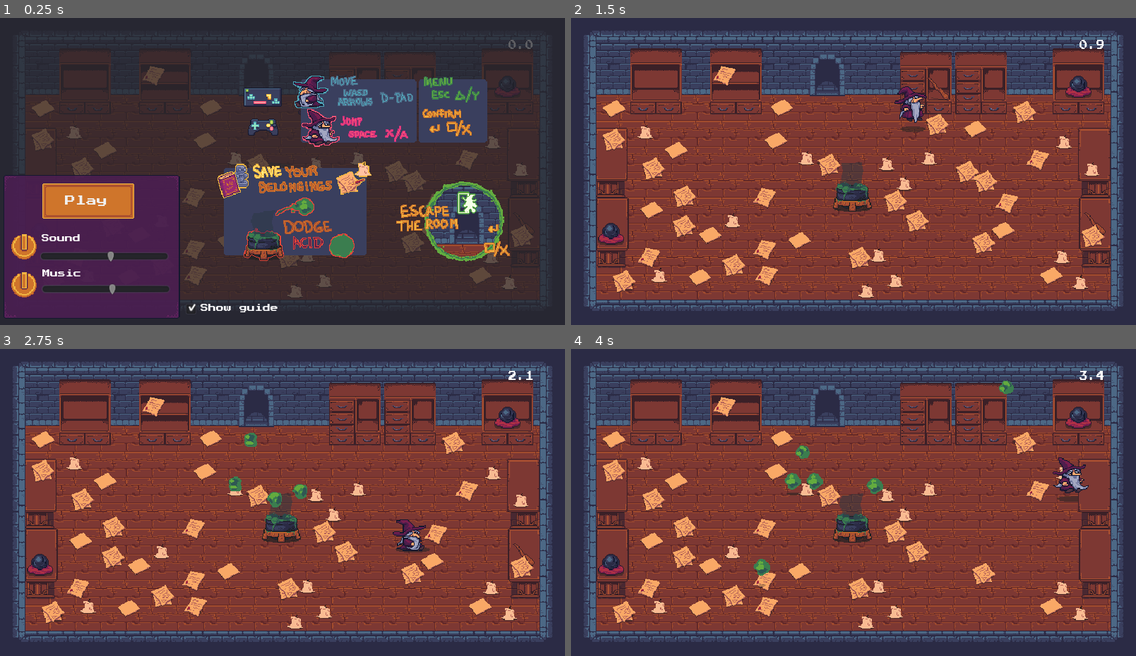
Above: before the commit, frames 1-4 (two rows, left to right).
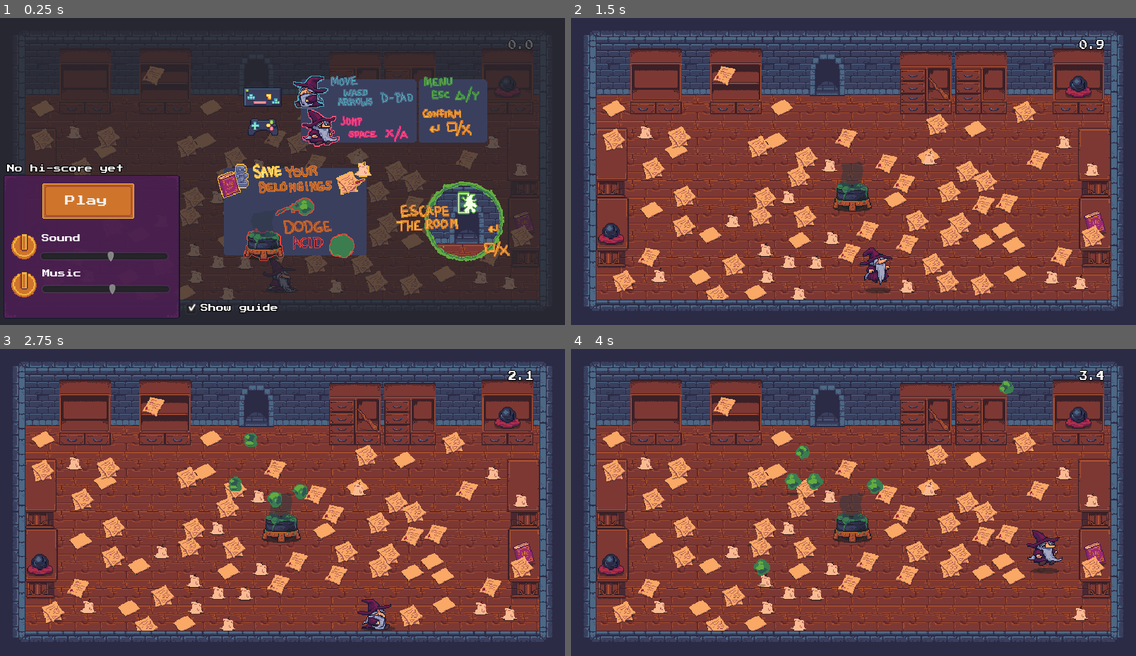
Above: after the commit, the same moments.

Repository: coderaurus/LD49
Game: Godot game, scene res://scenes/Main.tscn
Same seed, same stepped clock (60 frames per second), same inputs: the game is played once before the commit and once after it. The engine's default icon, where the game draws it, is replaced by a stand-in: a white triangle on a blue panel in a dark square.
Inputs:
- Up to frame 1 (0.25 s): no input
- Up to frame 2 (1.5 s): click "Play" at 0.5 s; tap Enter (ui_accept) at 1.25 s; hold D (move_right) from 1.28 s (still down); tap Space (jump) at 1.35 s
- Up to frame 3 (2.75 s): tap Space (jump) at 1.52, 1.82, 2.1, 2.27, 2.57 s; release D (move_right) at 2.03 s; hold S (move_down) from 2.03 s (still down)
- Up to frame 4 (4 s): release S (move_down) at 2.78 s; hold D (move_right) 2.78-3.53 s; tap Space (jump) at 2.85, 3.6, 3.77 s; hold W (move_up) from 3.53 s (still down)

The runs differ from the first frame. In frame 1, 3.2% of the frame differs, in the area x 1-95%, y 6-97%; in frame 2, 6.8%; in frame 3, 6.8%; in frame 4, 7.3%, in the area x 17-95%, y 6-92%.

Commit message:
Fix issues and add hi-score.

Diff:
--- a/objects/cauldron/AcidPool.gd
+++ b/objects/cauldron/AcidPool.gd
@@ -15,7 +15,7 @@
 
 
 func _on_hit(body):
-	if body.is_in_group("Player") or body.is_in_group("Item"):
+	if body.is_in_group("Player") or (body.is_in_group("Item") and !body.is_unique):
 		body.emit_signal("hit")
 
 
--- a/objects/cauldron/Cauldron.gd
+++ b/objects/cauldron/Cauldron.gd
@@ -4,8 +4,13 @@
 var player
 
 var rng = RandomNumberGenerator.new()
+const mod_initial = 2.0
+const chance_initial = 0.3
 var mod = 2.0
 var chance = 0.3
+const dropletSizeMin = 0.5
+const dropletSizeMax = 2.5
+
 
 func _ready():
 	yield(get_tree(), "idle_frame")
@@ -18,6 +23,7 @@
 	$LaunchTimer.start()
 	$TempoTimer.start()
 
+
 func _process(_delta):
 	if player.global_position.y > global_position.y:
 		z_index = player.z_index - 1
@@ -25,11 +31,19 @@
 		z_index = player.z_index + 1
 
 
+func reset():
+	mod = mod_initial
+	chance = chance_initial
+	$LaunchTimer.wait_time = 1
+	$AnimationPlayer.play("idle")
+
+
 func _on_LaunchTimer_timeout():
 	if rng.randf() > chance:
 		add_droplet(mod)
 	else:
 		add_droplet()
+
 
 func add_droplet(amount : int = 1):
 	for i in amount:
--- a/objects/cauldron/Droplet.tscn
+++ b/objects/cauldron/Droplet.tscn
@@ -5,6 +5,7 @@
 [ext_resource path="res://gfx/player_shadow.png" type="Texture" id=3]
 
 [sub_resource type="CircleShape2D" id=1]
+radius = 8.61177
 
 [sub_resource type="Animation" id=2]
 resource_name = "idle"
@@ -73,6 +74,7 @@
 script = ExtResource( 2 )
 
 [node name="CollisionShape2D" type="CollisionShape2D" parent="."]
+position = Vector2( 0, -1.16799 )
 shape = SubResource( 1 )
 
 [node name="Sprite" type="Sprite" parent="."]
--- a/objects/items/Item.gd
+++ b/objects/items/Item.gd
@@ -13,3 +13,8 @@
 	if values[2]:
 		item_icon = values[2]
 		texture = item_icon
+
+func reset():
+	item_name = "Item"
+	item_value = 100
+	item_icon = null
--- a/objects/items/ItemManager.gd
+++ b/objects/items/ItemManager.gd
@@ -9,6 +9,8 @@
 onready var commons : Node2D = get_node("Commons")
 
 var rng = RandomNumberGenerator.new()
+var commonItemsShown_initial : int = 0
+var commonItemsShown : int = 0
 
 
 func _ready():
@@ -17,17 +19,33 @@
 	init()
 
 
+func reset():
+	for c in commons.get_children():
+		c.show()
+		c.get_node("Item").reset()
+	for u in uniques.get_children():
+		u.show()
+		u.get_node("Item").reset()
+
+	_ready()
+
+
 func init():
+
+	if commonItemsShown_initial == 0:
+		commonItemsShown_initial = commons.get_child_count()
+	commonItemsShown = commonItemsShown_initial
 
 	# Common items
 	for i in commons.get_child_count():
 		var child = commons.get_child(i)
-		if rng.randf() > 0.5 and commons.get_child_count() > 50:
-			child.queue_free()
+		if rng.randf() > 0.5 and commonItemsShown > 50:
+			child.hide()
 		else:
 			var item = child.get_node("Item")
 			var selectedItem = common_items.get(common_items.keys()[rng.randi_range(0, common_items.size()-1)])
 			item.set_values(selectedItem)
+		commonItemsShown -= 1
 
 	# Unique items
 	for i in uniques.get_child_count():
--- a/objects/items/ItemSpawn.gd
+++ b/objects/items/ItemSpawn.gd
@@ -6,10 +6,12 @@
 
 func _on_ItemSpawn_hit():
 	get_tree().current_scene.emit_signal("item_destroyed")
-	queue_free()
+	hide()
+#	queue_free()
 
 
 func _on_ItemSpawn_body_entered(body):
 	if body.is_in_group("Player"):
 		get_tree().current_scene.emit_signal("item_picked", $Item.item_name, $Item.item_value)
-		queue_free()
+		hide()
+#		queue_free()
--- a/objects/player/Player.gd
+++ b/objects/player/Player.gd
@@ -13,6 +13,7 @@
 
 func _ready():
 	anim.play("idle")
+
 
 func get_input():
 	velocity = Vector2.ZERO
@@ -30,8 +31,6 @@
 
 	velocity = velocity.normalized()
 
-
-
 	if Input.is_action_just_pressed("jump") and !jumping:
 		jump()
 
@@ -43,6 +42,17 @@
 			anim.play("move")
 		else:
 			anim.play("idle")
+
+
+func reset():
+	jumping = false
+	dying = false
+	velocity = Vector2.ZERO
+	$CollisionShape2D.disabled = false
+	self_modulate = Color(1,1,1,1)
+	anim.advance(0)
+	anim.play("idle")
+
 
 func jump():
 #	$CollisionShape2D.disabled = true
@@ -68,4 +78,5 @@
 		owner.get_node("SoundPlayer").play_sound("hurt")
 		yield(anim,"animation_finished")
 		emit_signal("died")
-		queue_free()
+		$CollisionShape2D.disabled = true
+#		queue_free()
--- a/objects/ui/UI.gd
+++ b/objects/ui/UI.gd
@@ -2,7 +2,7 @@
 
 
 func _process(delta):
-	if Input.is_action_just_pressed("ui_cancel") and !get_tree().paused:
+	if Input.is_action_just_pressed("ui_cancel"):
 		if get_tree().paused:
 			$Menu.hide()
 			$How2Play.hide()
--- a/scenes/Main.gd
+++ b/scenes/Main.gd
@@ -19,13 +19,24 @@
 var saved : Dictionary = {}
 var totalPoints : int = 0
 
+var hiScore = 0
+var player
 
 func _ready():
 	randomize()
+	$UI/EndResults.hide()
+	$UI/Menu.show()
+	$UI/How2Play.show()
 	$UI/Menu/PlayButton.grab_focus()
 	$MusicPlayer.play_ost("waiting")
 	get_tree().paused = true
-
+	player = get_node("Player")
+	player.global_position = get_node("PlayerSpawn").global_position
+
+	if hiScore == 0:
+		$UI/Menu/HiScoreText.text = "No hi-score yet"
+	else:
+		$UI/Menu/HiScoreText.text = "Hi-score: %s" % hiScore
 
 func start_game():
 	game_started = true
@@ -54,6 +65,51 @@
 	$MusicPlayer.play_ost("lose")
 	get_tree().paused = true
 
+func reset_game():
+	# Reset things
+	$Door/Sign/AnimationPlayer.play("hide")
+
+	items_destroyed = 0
+	totalPoints = 0
+	saved = {}
+
+	time = 0
+	$UI/TimerText.text = str(0).pad_decimals(1)
+
+	player_at_exit = false
+	player.reset()
+	player.global_position = get_node("PlayerSpawn").global_position
+
+	get_node("Cauldron").reset()
+	_delete_droplets()
+	_delete_pools()
+
+	get_node("Items").reset()
+
+	game_over = false
+	game_won = false
+#	game_started = false
+
+	$Timer.start()
+	$MusicPlayer.play_ost("main")
+	get_tree().paused = false
+
+func _delete_pools():
+	var counter = 0
+	var nodes = get_tree().get_nodes_in_group("AcidPool")
+	# Delete nodes as long as we find them
+	for n in nodes:
+		n.queue_free()
+		counter += 1
+
+
+func _delete_droplets():
+	var counter = 0
+	var nodes = get_tree().get_nodes_in_group("Droplet")
+	# Delete nodes as long as we find them
+	for n in nodes:
+		n.queue_free()
+		counter += 1
 
 func reload_game():
 	get_tree().reload_current_scene()
@@ -88,9 +144,30 @@
 	$MusicPlayer.play_ost("win")
 	showEndResults()
 
+
+func resetEndResults():
+	var items = $UI/EndResults/Items/Uniques.get_children()
+	for i in items:
+		i.get_node("Item").reset()
+		i.get_node("Sprite").texture = null
+		i.get_node("RichTextLabel").text = ""
+	items = $UI/EndResults/Items/Commons.get_children()
+	for i in items:
+		i.get_node("Item").reset()
+		i.get_node("Sprite").texture = null
+		i.get_node("RichTextLabel").text = ""
+
+
 func showEndResults():
 	var summary
 	var timeSpent
+	var newHiScore = false
+
+	if hiScore < totalPoints and game_won:
+		hiScore = totalPoints
+		newHiScore = true
+
+	# Inform new hi-score
 
 	if game_over:
 		summary = "You took a dip into the ooze..."
@@ -103,9 +180,17 @@
 
 	$UI/EndResults/TimeSpentText.text = timeSpent
 	showSavedItems()
-	$UI/EndResults/TotalPointsText.text = "Total points: %s" % totalPoints
+	$UI/EndResults/TotalPointsText.text = "Score: %s" % totalPoints
+
+	if newHiScore:
+		$UI/EndResults/RecordText.show()
+		$UI/Menu/HiScoreText.text = "Hi-score: %s" % hiScore
+	else:
+		$UI/EndResults/RecordText.hide()
+
 	$UI/EndResults.show()
 	$UI/EndResults/PlayAgainButton.grab_focus()
+
 
 func showSavedItems():
 	var u_index = 0
@@ -136,4 +221,5 @@
 
 func _on_play_again():
 	$UI/EndResults.hide()
-	get_tree().reload_current_scene()
+#	get_tree().reload_current_scene()
+	reset_game()
--- a/scenes/Main.tscn
+++ b/scenes/Main.tscn
@@ -75,6 +75,12 @@
 "values": [ Color( 1, 1, 1, 0 ), Color( 1, 1, 1, 1 ) ]
 }
 
+[sub_resource type="DynamicFont" id=15]
+size = 14
+outline_size = 1
+outline_color = Color( 0, 0, 0, 1 )
+font_data = ExtResource( 26 )
+
 [sub_resource type="StyleBoxTexture" id=4]
 texture = ExtResource( 6 )
 region_rect = Rect2( 0, 0, 32, 32 )
@@ -113,6 +119,14 @@
 
 [sub_resource type="DynamicFont" id=9]
 size = 10
+outline_size = 1
+outline_color = Color( 0, 0, 0, 1 )
+font_data = ExtResource( 26 )
+
+[sub_resource type="DynamicFont" id=16]
+size = 10
+outline_size = 1
+outline_color = Color( 0, 0, 0, 1 )
 font_data = ExtResource( 26 )
 
 [sub_resource type="DynamicFont" id=10]
@@ -314,7 +328,7 @@
 
 [node name="IS21" parent="Items/Commons" instance=ExtResource( 2 )]
 modulate = Color( 0.976471, 0.964706, 0.909804, 1 )
-position = Vector2( 183.334, 92.1551 )
+position = Vector2( 183.964, 82.7057 )
 z_index = 1
 
 [node name="IS22" parent="Items/Commons" instance=ExtResource( 2 )]
@@ -459,7 +473,7 @@
 
 [node name="IS50" parent="Items/Commons" instance=ExtResource( 2 )]
 modulate = Color( 0.976471, 0.964706, 0.909804, 1 )
-position = Vector2( 613.82, 164.237 )
+position = Vector2( 620.12, 169.277 )
 z_index = 1
 
 [node name="IS51" parent="Items/Commons" instance=ExtResource( 2 )]
@@ -469,7 +483,7 @@
 
 [node name="IS52" parent="Items/Commons" instance=ExtResource( 2 )]
 modulate = Color( 0.976471, 0.964706, 0.909804, 1 )
-position = Vector2( 612.485, 230.311 )
+position = Vector2( 606.815, 237.871 )
 z_index = 1
 
 [node name="IS53" parent="Items/Commons" instance=ExtResource( 2 )]
@@ -484,12 +498,12 @@
 
 [node name="IS55" parent="Items/Commons" instance=ExtResource( 2 )]
 modulate = Color( 0.976471, 0.964706, 0.909804, 1 )
-position = Vector2( 525.053, 258.343 )
+position = Vector2( 515.604, 255.823 )
 z_index = 1
 
 [node name="IS56" parent="Items/Commons" instance=ExtResource( 2 )]
 modulate = Color( 0.976471, 0.964706, 0.909804, 1 )
-position = Vector2( 478.333, 269.689 )
+position = Vector2( 478.963, 257.72 )
 z_index = 1
 
 [node name="IS57" parent="Items/Commons" instance=ExtResource( 2 )]
@@ -509,12 +523,12 @@
 
 [node name="IS60" parent="Items/Commons" instance=ExtResource( 2 )]
 modulate = Color( 0.976471, 0.964706, 0.909804, 1 )
-position = Vector2( 544.408, 271.691 )
+position = Vector2( 539.998, 283.66 )
 z_index = 1
 
 [node name="IS61" parent="Items/Commons" instance=ExtResource( 2 )]
 modulate = Color( 0.976471, 0.964706, 0.909804, 1 )
-position = Vector2( 499.691, 274.361 )
+position = Vector2( 497.171, 280.031 )
 z_index = 1
 
 [node name="IS62" parent="Items/Commons" instance=ExtResource( 2 )]
@@ -574,12 +588,12 @@
 
 [node name="IS73" parent="Items/Commons" instance=ExtResource( 2 )]
 modulate = Color( 0.976471, 0.964706, 0.909804, 1 )
-position = Vector2( 342.847, 263.682 )
+position = Vector2( 332.768, 255.492 )
 z_index = 1
 
 [node name="IS74" parent="Items/Commons" instance=ExtResource( 2 )]
 modulate = Color( 0.976471, 0.964706, 0.909804, 1 )
-position = Vector2( 342.847, 263.682 )
+position = Vector2( 412.773, 71.544 )
 z_index = 1
 
 [node name="IS75" parent="Items/Commons" instance=ExtResource( 2 )]
@@ -589,17 +603,17 @@
 
 [node name="IS76" parent="Items/Commons" instance=ExtResource( 2 )]
 modulate = Color( 0.976471, 0.964706, 0.909804, 1 )
-position = Vector2( 410.257, 246.329 )
+position = Vector2( 421.596, 256.408 )
 z_index = 1
 
 [node name="IS77" parent="Items/Commons" instance=ExtResource( 2 )]
 modulate = Color( 0.976471, 0.964706, 0.909804, 1 )
-position = Vector2( 357.53, 229.644 )
+position = Vector2( 352.49, 224.604 )
 z_index = 1
 
 [node name="IS78" parent="Items/Commons" instance=ExtResource( 2 )]
 modulate = Color( 0.976471, 0.964706, 0.909804, 1 )
-position = Vector2( 387.564, 249.666 )
+position = Vector2( 374.965, 244.626 )
 z_index = 1
 
 [node name="IS79" parent="Items/Commons" instance=ExtResource( 2 )]
@@ -624,7 +638,7 @@
 
 [node name="IS83" parent="Items/Commons" instance=ExtResource( 2 )]
 modulate = Color( 0.976471, 0.964706, 0.909804, 1 )
-position = Vector2( 431.614, 278.365 )
+position = Vector2( 446.103, 284.665 )
 z_index = 1
 
 [node name="IS84" parent="Items/Commons" instance=ExtResource( 2 )]
@@ -669,7 +683,7 @@
 
 [node name="IS92" parent="Items/Commons" instance=ExtResource( 2 )]
 modulate = Color( 0.976471, 0.964706, 0.909804, 1 )
-position = Vector2( 581.116, 262.347 )
+position = Vector2( 581.746, 271.796 )
 z_index = 1
 
 [node name="IS93" parent="Items/Commons" instance=ExtResource( 2 )]
@@ -699,12 +713,12 @@
 
 [node name="IS98" parent="Items/Commons" instance=ExtResource( 2 )]
 modulate = Color( 0.976471, 0.964706, 0.909804, 1 )
-position = Vector2( 395.555, 291.064 )
+position = Vector2( 399.335, 106.486 )
 z_index = 1
 
 [node name="IS99" parent="Items/Commons" instance=ExtResource( 2 )]
 modulate = Color( 0.976471, 0.964706, 0.909804, 1 )
-position = Vector2( 316.8, 301.076 )
+position = Vector2( 311.13, 293.516 )
 z_index = 1
 
 [node name="IS100" parent="Items/Commons" instance=ExtResource( 2 )]
@@ -770,7 +784,7 @@
 margin_right = 690.346
 margin_bottom = 66.5277
 rect_scale = Vector2( 0.802124, 1 )
-custom_fonts/font = ExtResource( 25 )
+custom_fonts/font = SubResource( 15 )
 text = "0.0"
 align = 2
 __meta__ = {
@@ -778,6 +792,7 @@
 }
 
 [node name="How2Play" type="Node2D" parent="UI"]
+visible = false
 
 [node name="Panel" type="Panel" parent="UI/How2Play"]
 self_modulate = Color( 1, 1, 1, 0.729412 )
@@ -957,6 +972,15 @@
 "_edit_use_anchors_": false
 }
 
+[node name="HiScoreText" type="Label" parent="UI/Menu"]
+margin_left = 8.00903
+margin_top = 119.468
+margin_right = 168.009
+margin_bottom = 133.468
+custom_fonts/font = SubResource( 16 )
+text = "Hi-score: 999999"
+valign = 1
+
 [node name="EndResults" type="Control" parent="UI"]
 visible = false
 margin_left = 182.961
@@ -1015,10 +1039,23 @@
 [node name="TotalPointsText" type="Label" parent="UI/EndResults"]
 margin_left = 3.6931
 margin_top = 176.65
-margin_right = 243.693
+margin_right = 213.693
 margin_bottom = 192.65
 custom_fonts/font = SubResource( 11 )
-text = "Total points:"
+text = "Score:"
+__meta__ = {
+"_edit_use_anchors_": false
+}
+
+[node name="RecordText" type="Label" parent="UI/EndResults"]
+visible = false
+margin_left = 93.7947
+margin_top = 176.65
+margin_right = 303.795
+margin_bottom = 192.65
+custom_fonts/font = SubResource( 11 )
+text = "New record!"
+align = 2
 __meta__ = {
 "_edit_use_anchors_": false
 }
@@ -1330,6 +1367,9 @@
 z_index = 8
 shape = SubResource( 14 )
 
+[node name="PlayerSpawn" type="Node2D" parent="."]
+position = Vector2( 349.594, 329.407 )
+
 [connection signal="item_destroyed" from="." to="." method="_on_Main_item_destroyed"]
 [connection signal="item_picked" from="." to="." method="_on_Main_item_picked"]
 [connection signal="room_exited" from="." to="." method="_on_Main_room_exited"]
Not shown, changed: export_presets.cfg
Not shown: 1 places in scenes/Main.tscn that only renumber resources
